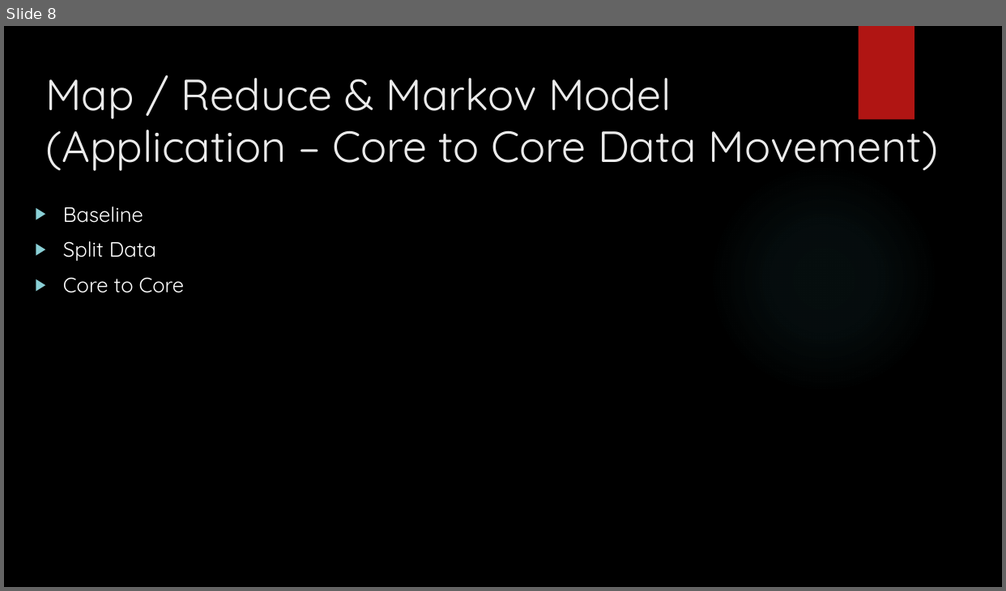
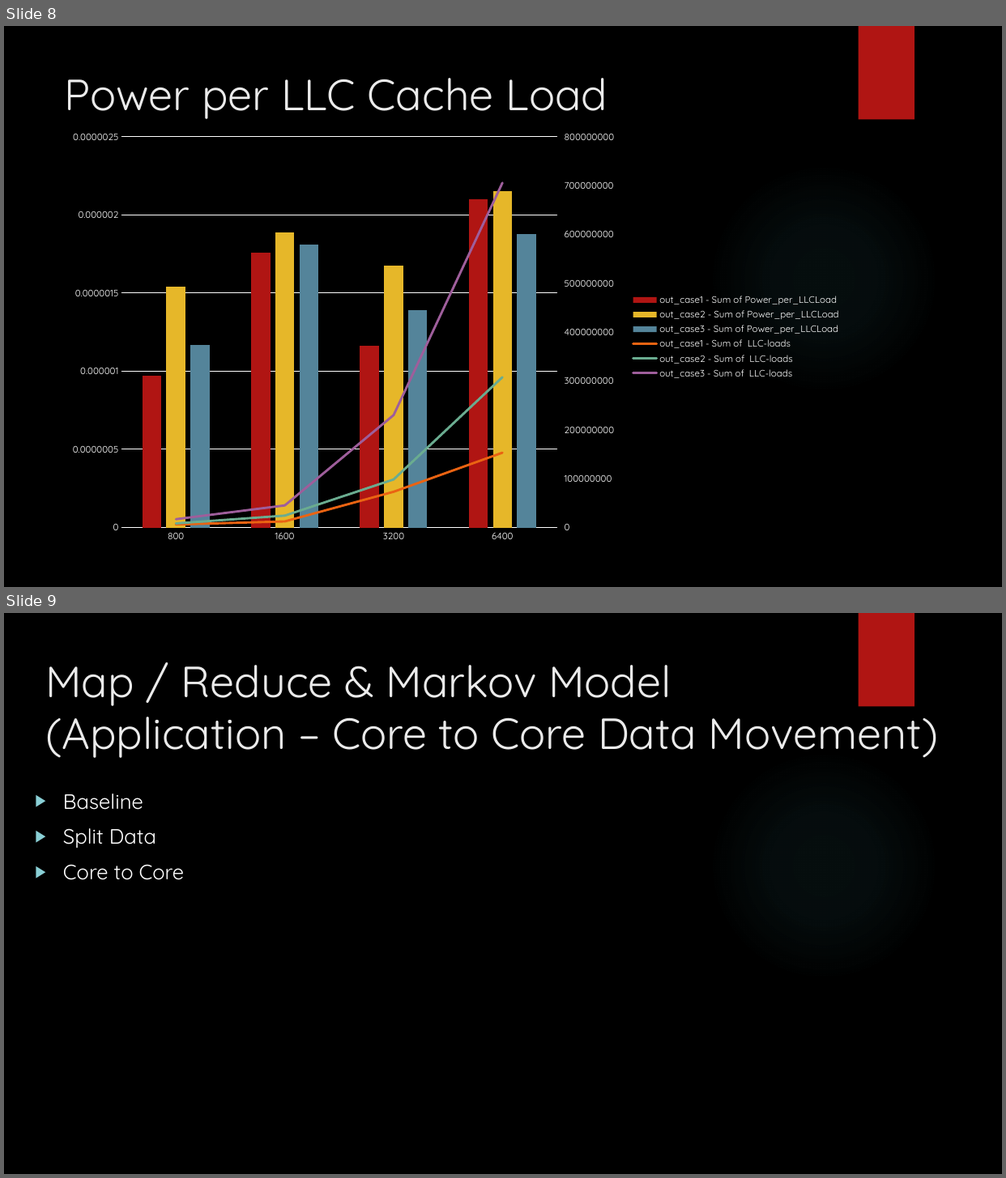
Before and after one commit to jasongraalum/CS533_Spring2018_Group2_Project, a slide deck: documents/Outline for Presentation.pptx. Shown one above the other, each under a label of ours: slide 8 before the commit, slides 8 and 9 after it. The pictures are 1006x591 and 1006x1178 pixels, drawn with LibreOffice and Linux fonts; fonts in the diff are those of the drawing; background and template pictures are left out. Boxes give left, top, right and bottom in pixels: in the first picture for what was removed or moved away, otherwise in the second. Text is boxed around its words. In the diff, an @@ line names an element or a change of style, - is before the commit and + after.

```diff
--- a/documents/Outline for Presentation.pptx
+++ b/documents/Outline for Presentation.pptx
@@ slide 8 added at <box>4,26,1002,587</box>, background picture (left out); not listed: 2 template elements that a slide beside it also shows @@
@@ title added at <box>65,78,607,119</box>, 42 pt, text #EBEBEB @@
+Power per LLC Cache Load
@@ column chart added at <box>57,122,849,552</box> @@
+categories: 800, 1600, 3200, 6400
+out_case1 - Sum of Power_per_LLCLoad: 9.7e-07, 1.76e-06, 1.16e-06, 2.1e-06
+out_case2 - Sum of Power_per_LLCLoad: 1.54e-06, 1.89e-06, 1.68e-06, 2.15e-06
+out_case3 - Sum of Power_per_LLCLoad: 1.17e-06, 1.81e-06, 1.39e-06, 1.88e-06
+out_case1 - Sum of  LLC-loads: 10000000, 10000000, 70000000, 150000000
+out_case2 - Sum of  LLC-loads: 10000000, 20000000, 100000000, 310000000
+out_case3 - Sum of  LLC-loads: 20000000, 50000000, 230000000, 710000000
@@ what was slide 8 is now slide 9 @@
```
Also in this commit, not shown: 1 slide changed, 1 other slide added, 1 slide removed.
